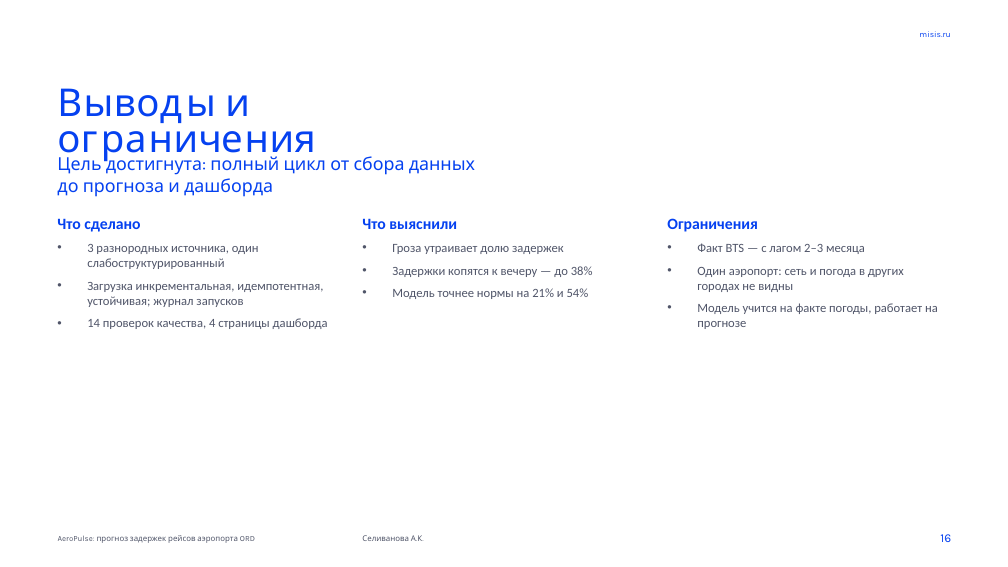
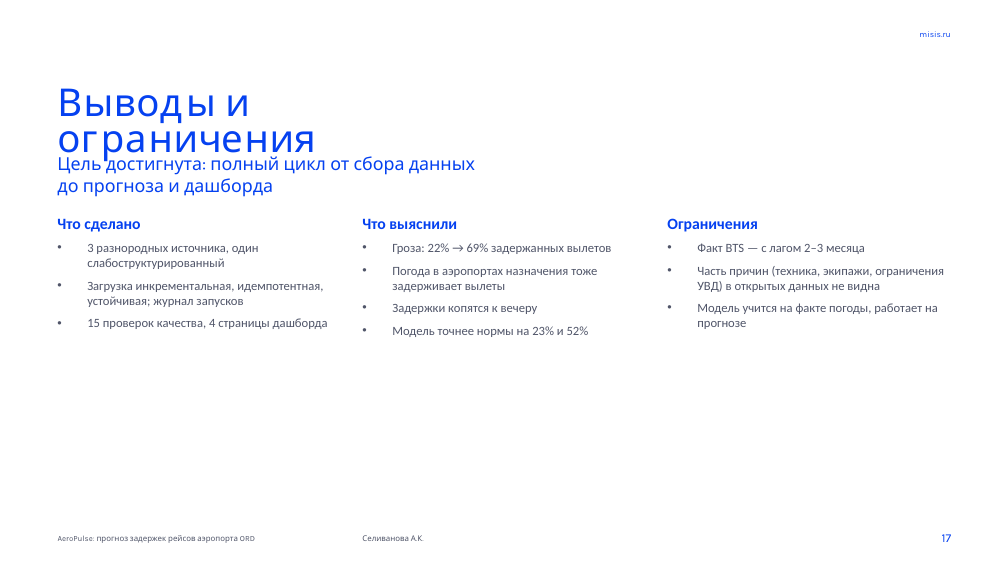
Before and after one commit to BuyBuy-Service/teterin, a slide deck: slide 17 of report/Презентация_AeroPulse.pptx (slide 16 before the commit). Drawn at 1008x567 pixels with LibreOffice and Linux fonts; fonts in the diff are those of the drawing; background and template pictures are left out. Boxes give left, top, right and bottom in pixels: in the first picture for what was removed or moved away, otherwise in the second. Text is boxed around its words. In the diff, an @@ line names an element or a change of style, - is before the commit and + after.

Commit message:
Отчёт переписан по замечаниям: связный текст, схемы архитектуры, данных и алгоритмов, обоснования, код в приложении; презентация с погодой в сети

```diff
--- a/report/Презентация_AeroPulse.pptx
+++ b/report/Презентация_AeroPulse.pptx
@@ text at box(392, 243, 612, 337): text changed @@
-• Гроза утраивает долю задержек
-• Задержки копятся к вечеру — до 38%
-• Модель точнее нормы на 21% и 54%
+• Гроза: 22% → 69% задержанных вылетов
+• Погода в аэропортах назначения тоже задерживает вылеты
+• Задержки копятся к вечеру
+• Модель точнее нормы на 23% и 52%
@@ text at box(697, 266, 944, 292): text changed @@
-• Один аэропорт: сеть и погода в других городах не видны
+• Часть причин (техника, экипажи, ограничения УВД) в открытых данных не видна
@@ text at box(87, 318, 328, 329): text changed @@
-• 14 проверок качества, 4 страницы дашборда
+• 15 проверок качества, 4 страницы дашборда
@@ page number at box(942, 534, 952, 542): text changed @@
-16
+17
```
Also in this commit, not shown: 8 other slides changed, 1 slide added, 25 other files.
